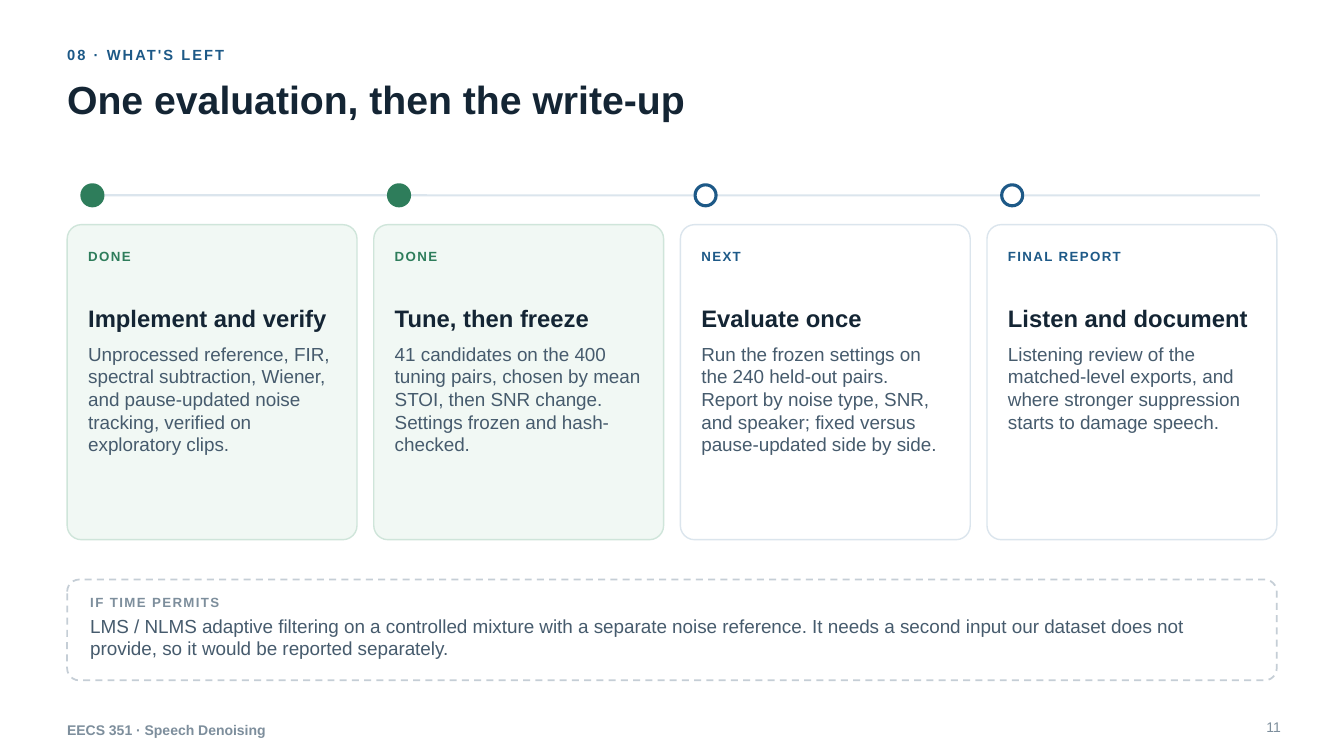
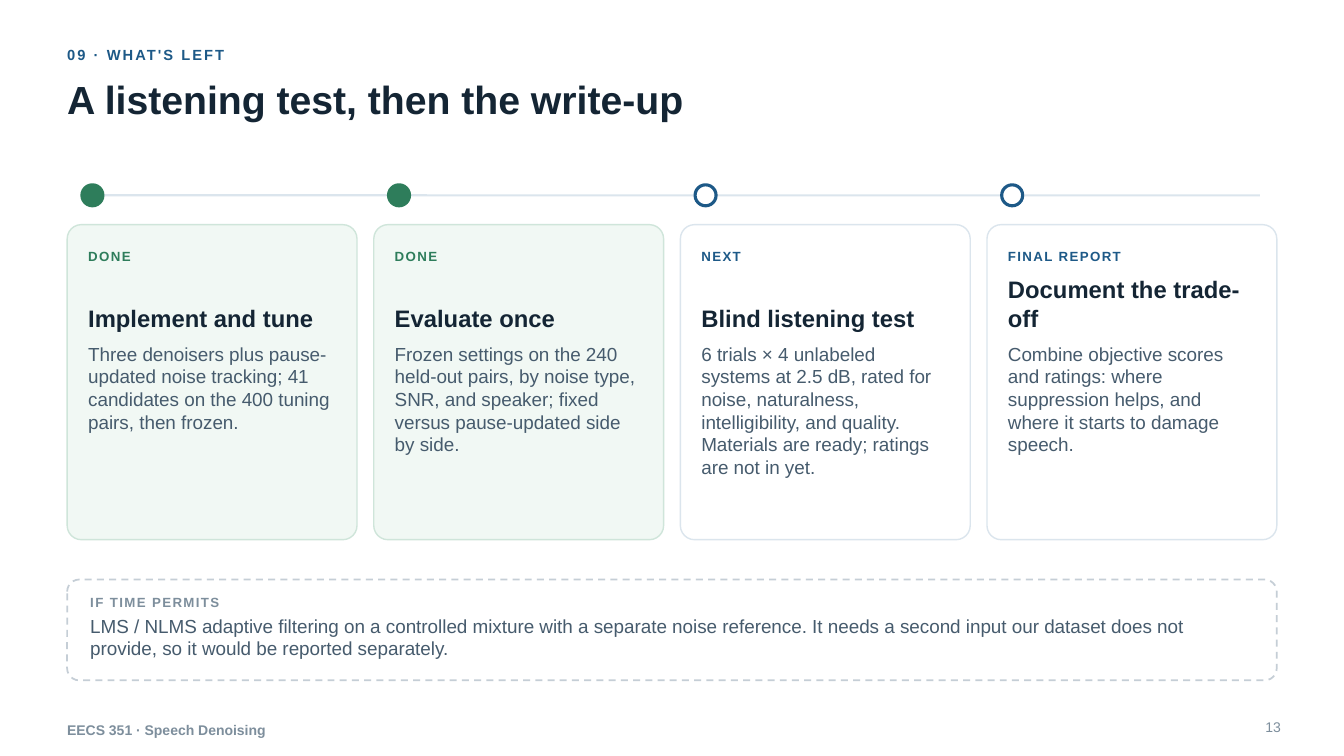
Before and after one commit to eecs351-speech-denoising-team/eecs351-speech-denoising-website, a slide deck: slide 13 of reports/project_presentation.pptx (slide 11 before the commit). Drawn at 1344x756 pixels with LibreOffice and Linux fonts; fonts in the diff are those of the drawing. Boxes give left, top, right and bottom in pixels: in the first picture for what was removed or moved away, otherwise in the second. Text is boxed around its words. In the diff, an @@ line names an element or a change of style, - is before the commit and + after.

```diff
--- a/reports/project_presentation.pptx
+++ b/reports/project_presentation.pptx
@@ title at (67,85,683,122): text changed @@
-One evaluation, then the write-up
+A listening test, then the write-up
@@ text at (1008,280,1239,328): text changed @@
-Listen and document
+Document the trade-off
@@ text at (88,309,313,332): text changed @@
-Implement and verify
+Implement and tune
@@ text at (395,309,555,328): text changed @@
-Tune, then freeze
+Evaluate once
@@ text at (701,309,914,332): text changed @@
-Evaluate once
+Blind listening test
@@ text at (88,347,329,433): text changed @@
-Unprocessed reference, FIR, spectral subtraction, Wiener, and pause-updated noise tracking, verified on exploratory clips.
+Three denoisers plus pause-updated noise tracking; 41 candidates on the 400 tuning pairs, then frozen.
@@ text at (395,347,635,455): text changed @@
-41 candidates on the 400 tuning pairs, chosen by mean STOI, then SNR change. Settings frozen and hash-checked.
+Frozen settings on the 240 held-out pairs, by noise type, SNR, and speaker; fixed versus pause-updated side by side.
@@ text at (701,347,931,478): text changed @@
-Run the frozen settings on the 240 held-out pairs. Report by noise type, SNR, and speaker; fixed versus pause-updated side by side.
+6 trials × 4 unlabeled systems at 2.5 dB, rated for noise, naturalness, intelligibility, and quality. Materials are ready; ratings are not in yet.
@@ text at (1008,347,1223,455): text changed @@
-Listening review of the matched-level exports, and where stronger suppression starts to damage speech.
+Combine objective scores and ratings: where suppression helps, and where it starts to damage speech.
@@ page number at (1265,722,1281,732): text changed @@
-11
+13
```
Also in this commit, not shown: 3 other slides changed, 3 slides added, 1 slide removed, 5 other files.
